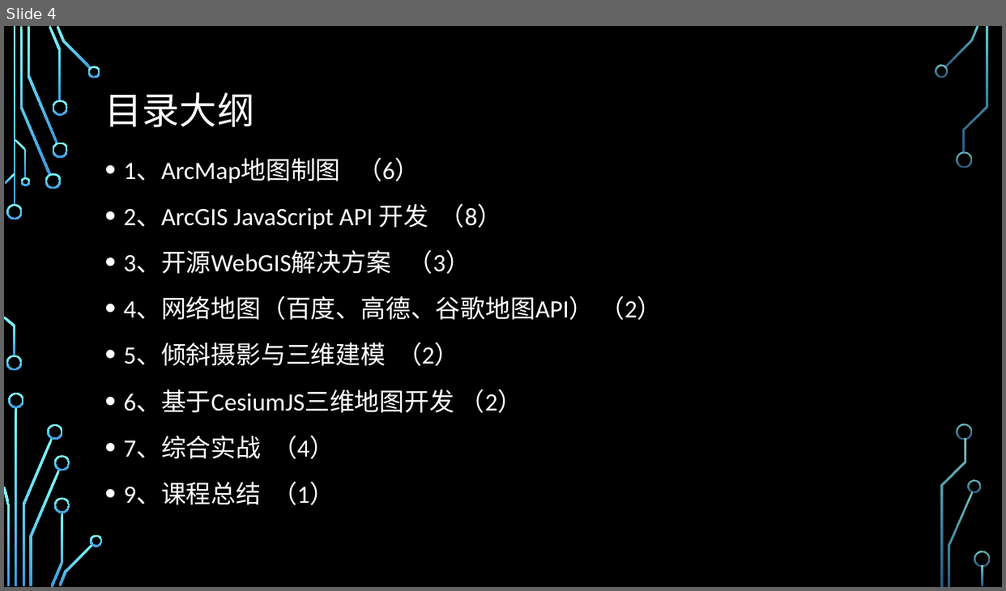
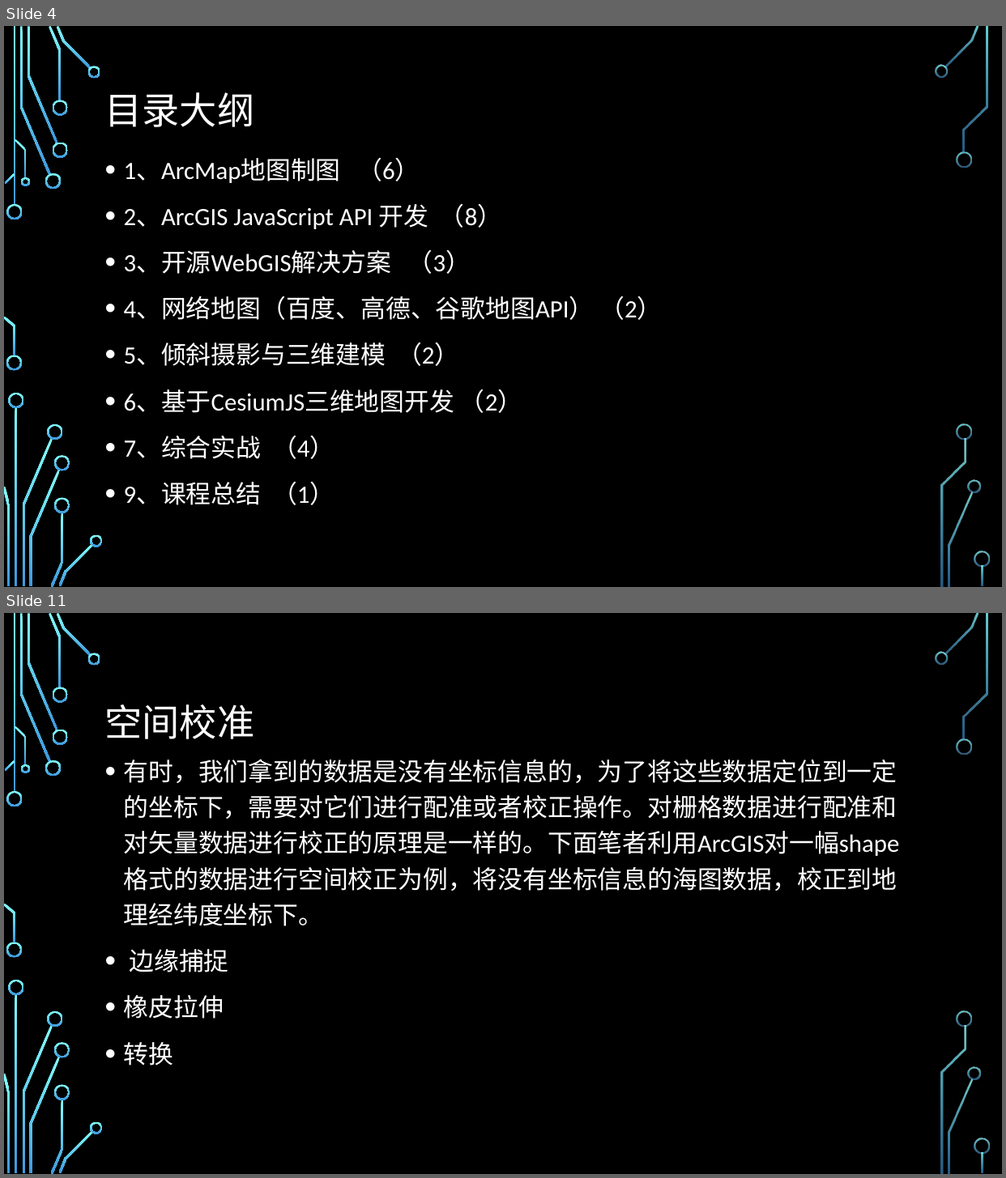
Before and after one commit to guojs/webgis, a slide deck: resource/WebGIS课程大纲.pptx. Shown one above the other, each under a label of ours: slide 4 before the commit, slides 4 and 11 after it; the slides between them are not shown. The pictures are 1006x591 and 1006x1178 pixels, drawn with LibreOffice and Linux fonts; fonts in the diff are those of the drawing; background and template pictures are left out. Boxes give left, top, right and bottom in pixels: in the first picture for what was removed or moved away, otherwise in the second. Text is boxed around its words. In the diff, an @@ line names an element or a change of style, - is before the commit and + after.

```diff
--- a/resource/WebGIS课程大纲.pptx
+++ b/resource/WebGIS课程大纲.pptx
@@ slide 11 added at [4,613,1002,1174], background picture (left out); not listed: 36 template elements that a slide beside it also shows @@
@@ title added at [105,705,255,739], 36 pt, text #FFFFFF @@
+空间校准
@@ text added at [124,759,900,1066], 24 pt, text #FFFFFF @@
+• 有时，我们拿到的数据是没有坐标信息的，为了将这些数据定位到一定的坐标下，需要对它们进行配准或者校正操作。对栅格数据进行配准和对矢量数据进行校正的原理是一样的。下面笔者利用ArcGIS对一幅shape格式的数据进行空间校正为例，将没有坐标信息的海图数据，校正到地理经纬度坐标下。
+• 边缘捕捉
+• 橡皮拉伸
+• 转换
```
Also in this commit, not shown: 5 slides changed, 18 other slides added, 1 slide removed, 44 other files.
